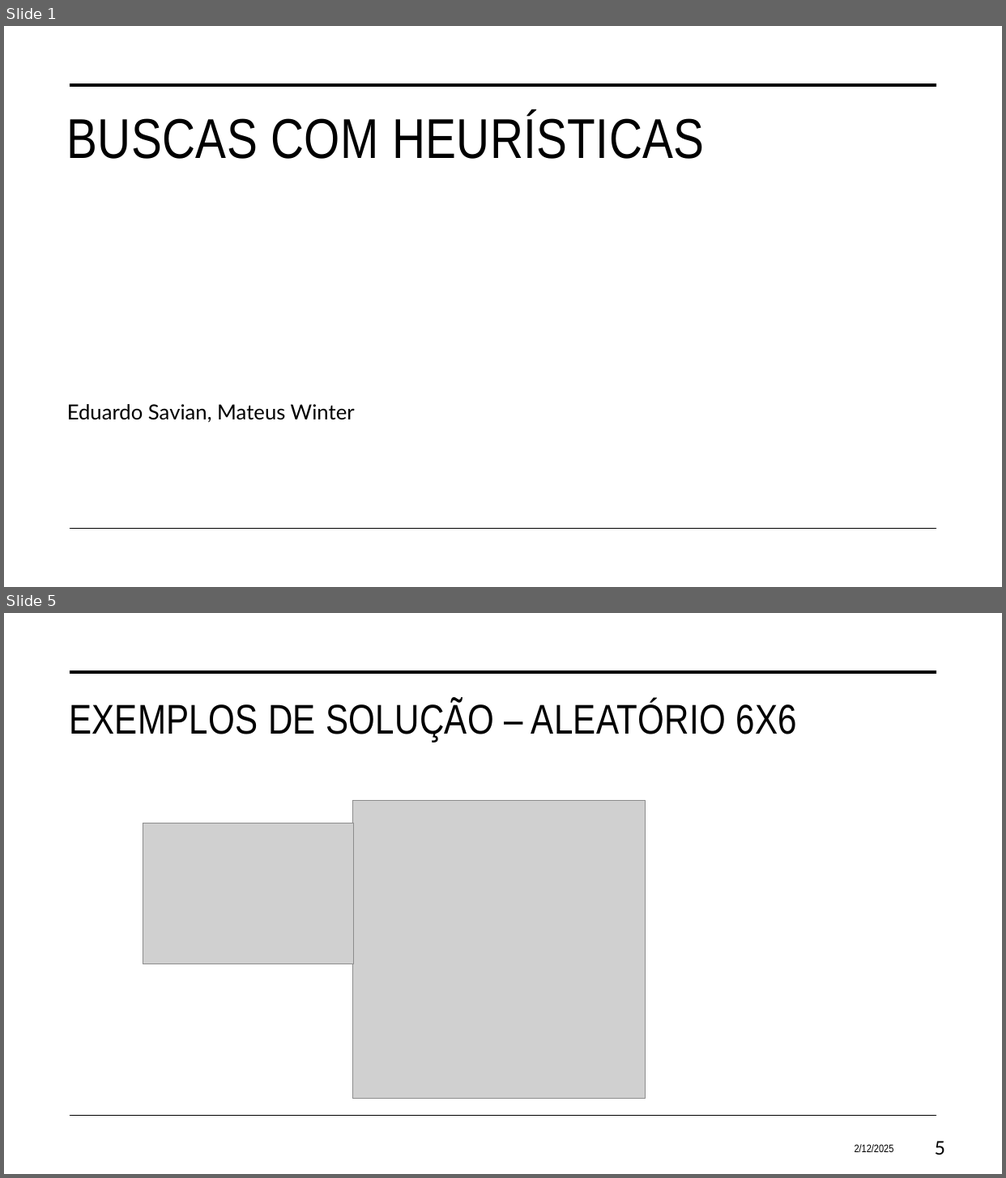
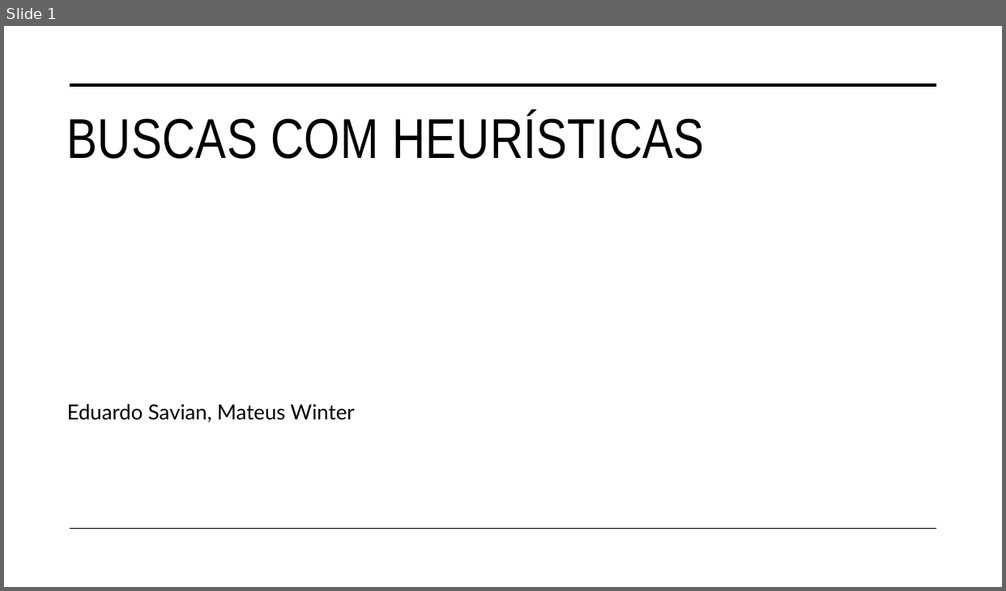
Before and after one commit to eduardosavian/heuristic-searches, a slide deck: documents/Presentation.pptx. Shown one above the other, each under a label of ours: slides 1 and 5 before the commit, slide 1 after it; the slides between them are not shown. The pictures are 1006x1178 and 1006x591 pixels, drawn with LibreOffice and Linux fonts; fonts in the diff are those of the drawing; grey boxes stand for pictures. Boxes give left, top, right and bottom in pixels: in the first picture for what was removed or moved away, otherwise in the second. Text is boxed around its words. In the diff, an @@ line names an element or a change of style, - is before the commit and + after.

```diff
--- a/documents/Presentation.pptx
+++ b/documents/Presentation.pptx
@@ slide 5 removed at (4,613,1002,1174), background #FFFFFF; not listed: 2 template elements that a slide beside it also shows @@
@@ title removed at (69,700,798,742) @@
-EXEMPLOS DE SOLUÇÃO – ALEATÓRIO 6X6
@@ picture removed at (353,801,646,1099) @@
@@ picture removed at (143,824,354,964) @@
@@ text removed at (854,1144,894,1152) @@
-2/12/2025
@@ page number removed at (935,1141,945,1156) @@
-5
```
Also in this commit, not shown: 3 slides changed, 5 slides added, 2 other slides removed, 2 other files.
